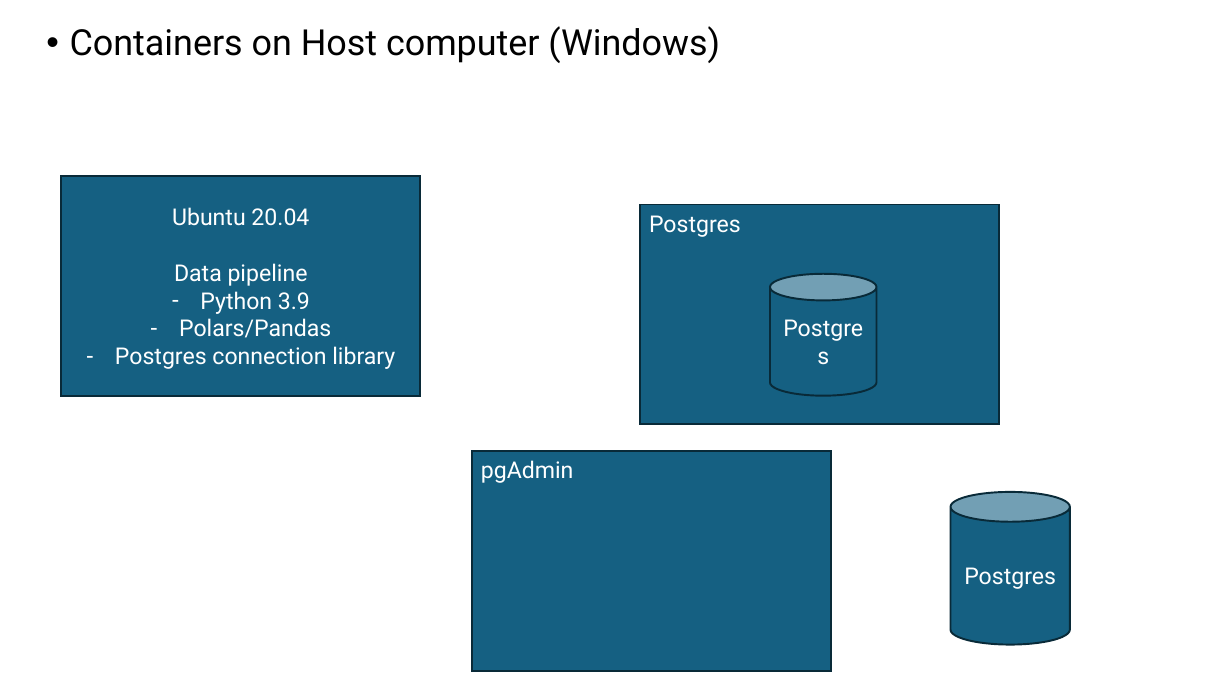
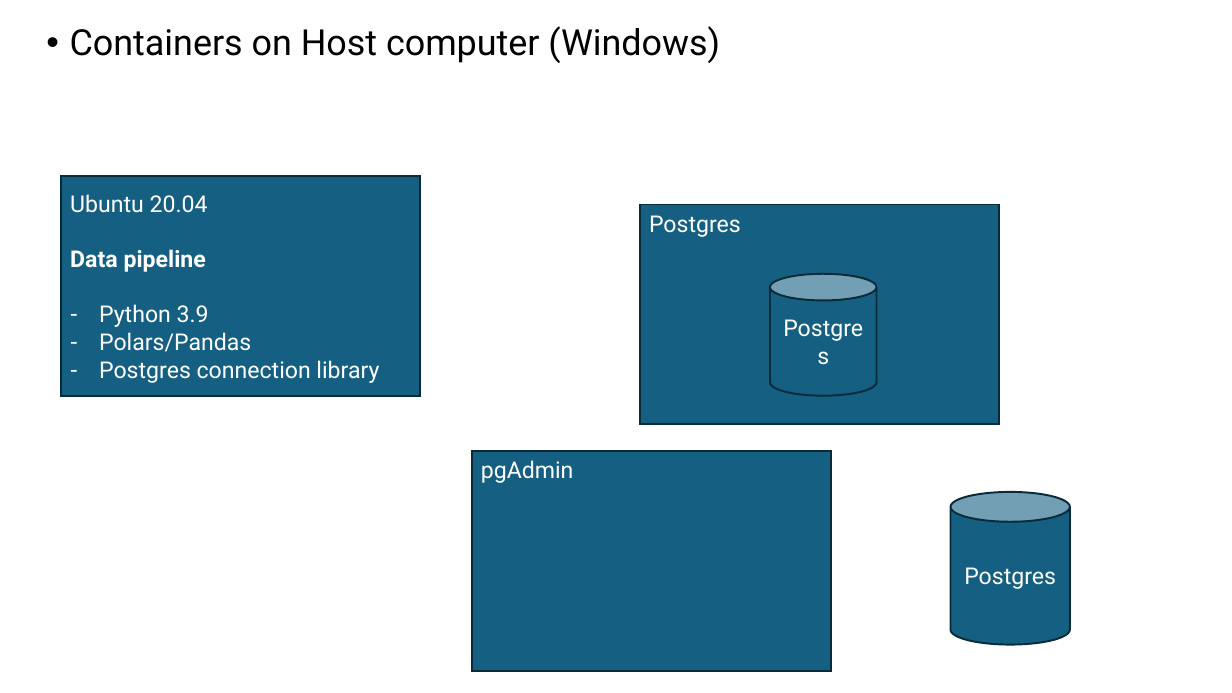
Before and after one commit to BarnaDoeme/Data_Engineering_Zoomcamp, a slide deck: slide 3 of Pipeline.pptx. Drawn at 1232x693 pixels with LibreOffice and Linux fonts; fonts in the diff are those of the drawing. Boxes give left, top, right and bottom in pixels: in the first picture for what was removed or moved away, otherwise in the second. Text is boxed around its words. In the diff, an @@ line names an element or a change of style, - is before the commit and + after.

```diff
--- a/Pipeline.pptx
+++ b/Pipeline.pptx
@@ rectangle "Ubuntu 20.04" at <box>61,177,421,396</box>: bold on in "Data pipeline"; alignment centre to left @@
```
Also in this commit, not shown: 1 other slide changed, 3 other files.
